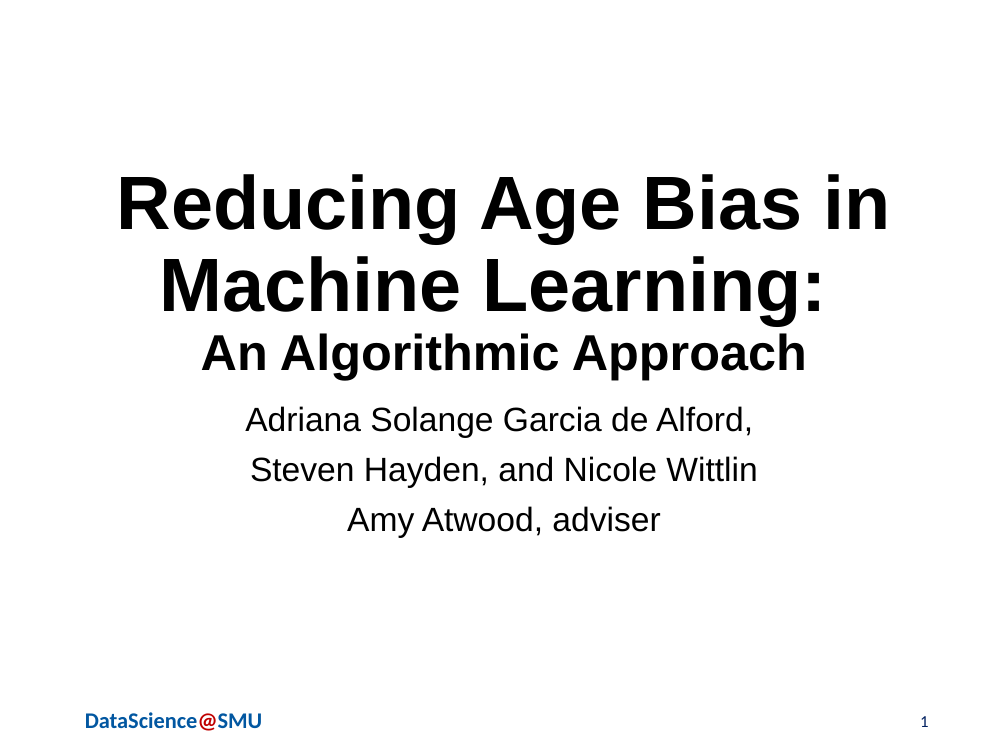
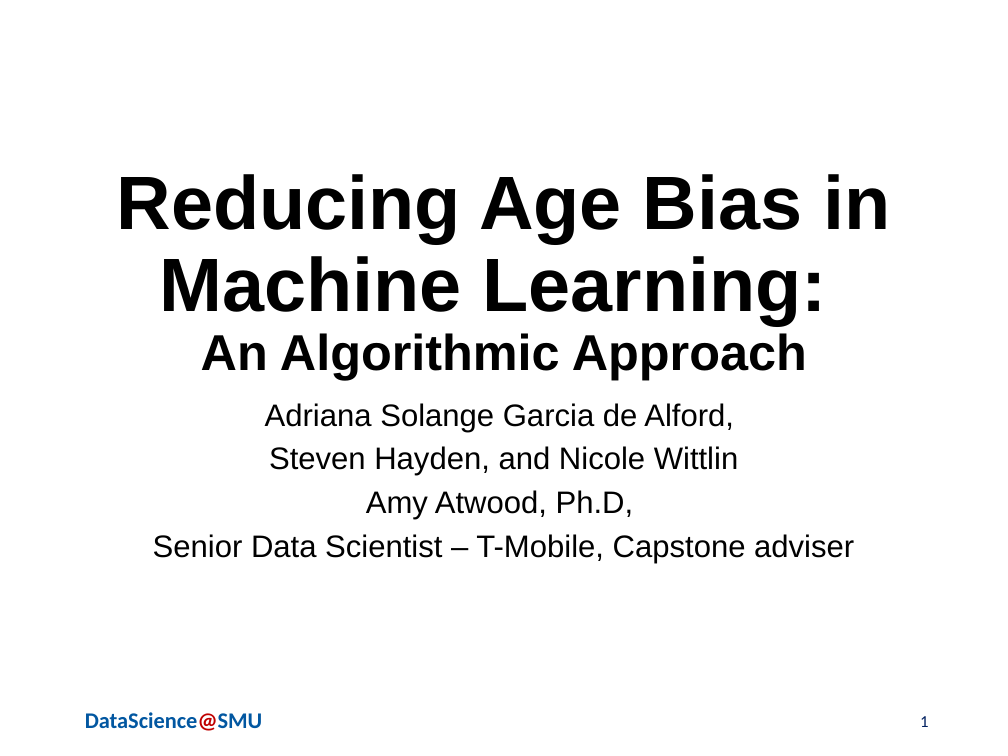
Before and after one commit to skhayden/Reducing-Age-Bias-in-Machine-Learning-An-Algorithmic-Approach, a slide deck: slide 1 of Hayden_deAlford_Wittlin_AdversarialBiasPresentationFINAL7.17.20.pptx. Drawn at 1008x756 pixels with LibreOffice and Linux fonts; fonts in the diff are those of the drawing; background and template pictures are left out. Boxes give left, top, right and bottom in pixels: in the first picture for what was removed or moved away, otherwise in the second. Text is boxed around its words. In the diff, an @@ line names an element or a change of style, - is before the commit and + after.

```diff
--- a/Hayden_deAlford_Wittlin_AdversarialBiasPresentationFINAL7.17.20.pptx
+++ b/Hayden_deAlford_Wittlin_AdversarialBiasPresentationFINAL7.17.20.pptx
@@ subtitle at [265, 403, 738, 476]: size 24 to 22.2 pt in "Adriana Solange Garcia de Alford,", "Steven Hayden, and Nicole Wittlin"; line spacing 0.9 to 0.8 @@
@@ subtitle at [153, 490, 854, 563]: text changed; size 24 to 22.2 pt @@
-Amy Atwood, adviser
+Amy Atwood, Ph.D,
+Senior Data Scientist – T-Mobile, Capstone adviser
```
Also in this commit, not shown: 1 slide added.
